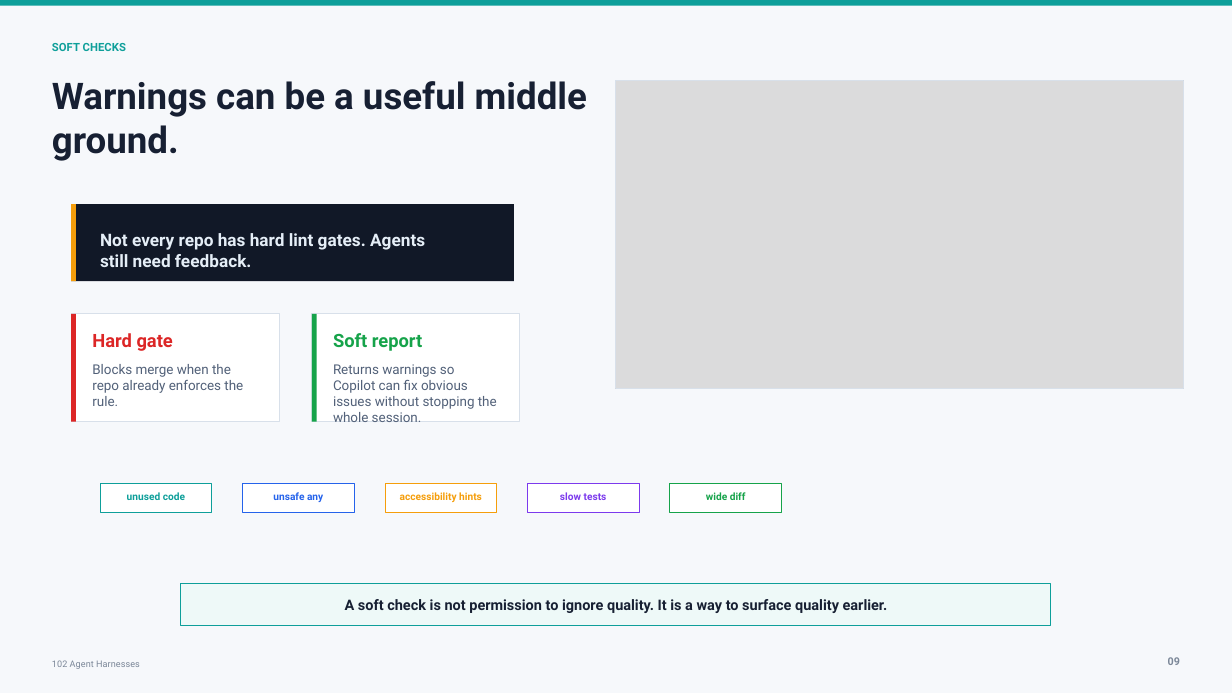
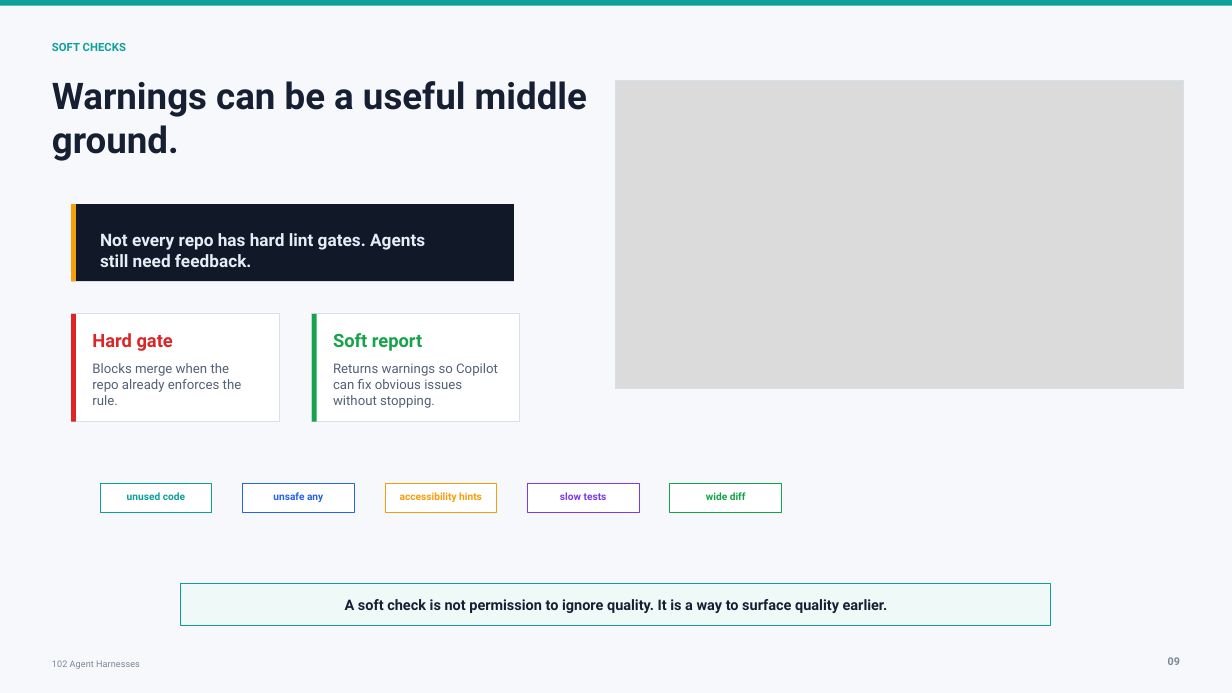
Before and after one commit to Cmcd9155/101-ai-basics-for-developers-presentation, a slide deck: slide 9 of presentations/102/deck/102-agent-harnesses.pptx. Drawn at 1232x693 pixels with LibreOffice and Linux fonts; fonts in the diff are those of the drawing; grey boxes stand for pictures. Boxes give left, top, right and bottom in pixels: in the first picture for what was removed or moved away, otherwise in the second. Text is boxed around its words. In the diff, an @@ line names an element or a change of style, - is before the commit and + after.

```diff
--- a/presentations/102/deck/102-agent-harnesses.pptx
+++ b/presentations/102/deck/102-agent-harnesses.pptx
@@ text "Blocks merge when the repo ..." at [92,363,242,405]: size 10.5 to 10.3 pt @@
@@ text at [333,363,498,408]: text changed; size 10.5 to 10.3 pt @@
-Returns warnings so Copilot can fix obvious issues without stopping the whole session.
+Returns warnings so Copilot can fix obvious issues without stopping.
```
Also in this commit, not shown: 11 other slides changed, 18 other files.
